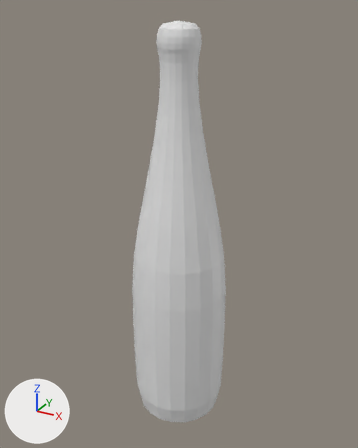
Renders of the Blender file Assets/Prefabs/Blender/Bottle.blend from each side of a commit.
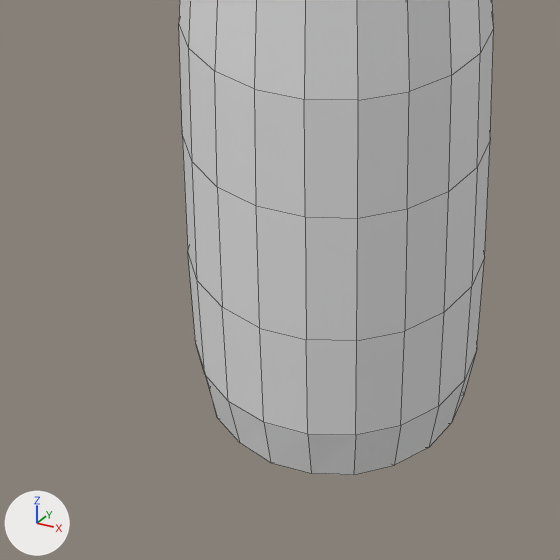
There are two pictures of each version: one whole from a 50 mm lens placed at (4.09, -7.12, 4.68), pointed at (-0.11, 0.51, 0.87), one close up on the part from 22% to 69% of the width and 63% to 100% of the height. The lights are fixed; the arrows at lower left show +X, +Y and +Z. The close-ups show mesh edges as thin lines.

Before the edit, the objects in view are built like this:
```python
me_cylinder_002 = bpy.data.meshes.new('Cylinder.002')
me_cylinder_002.from_pydata(...)  # 100 vertices, 92 faces; spans x -0.95..0.95, y -1.0..1.0, z -1.29..6.55
ob_cylinder = bpy.data.objects.new('Cylinder', me_cylinder_002)
ob_cylinder.location = (-0.04, 0.389, -2.07)
_m = ob_cylinder.modifiers.new('Subdivision', 'SUBSURF')
_m.render_levels = 1
```
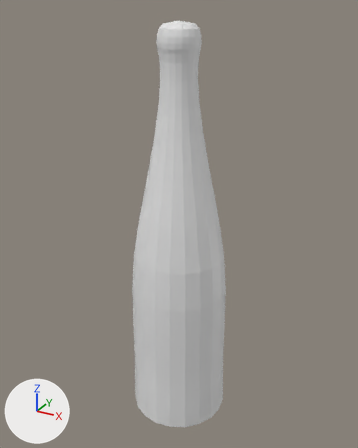
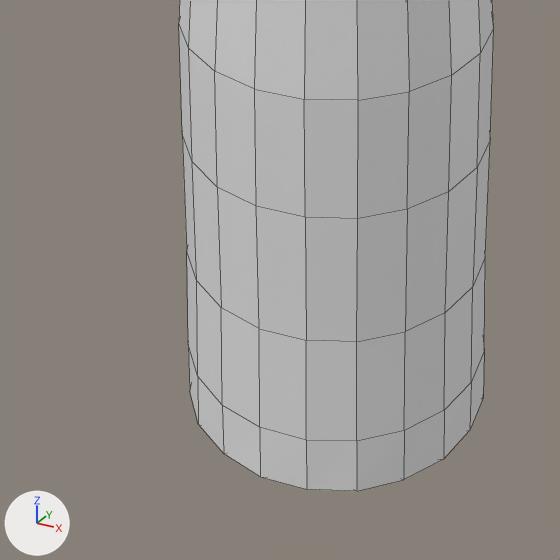
What differs and where, as boxes (x1, y1, x2, y2) in the close-ups (560 x 560 px; the box of a moved part takes in the faces that stretch with it):
'Cylinder', reshaped
    before: (179, 0, 494, 475)
    after: (179, 0, 494, 491)
part 1 of me_cylinder_002, moved or reshaped
    before: (205, 353, 476, 475)
    after: (188, 345, 484, 491)

The change in detail:
me_cylinder_002 has 100 vertices, 92 faces and spans x -0.95..0.95, y -1.0..1.0, z -1.29..6.55.
me_cylinder_002 is used by ob_cylinder; location (-0.04, 0.389, -2.07).
me_cylinder_002 part 1: all 10 vertices in x -0.79..0.79, y -0.83..0.83, z -1.29 are scaled about their middle by (1.36, 1.36, 1).
